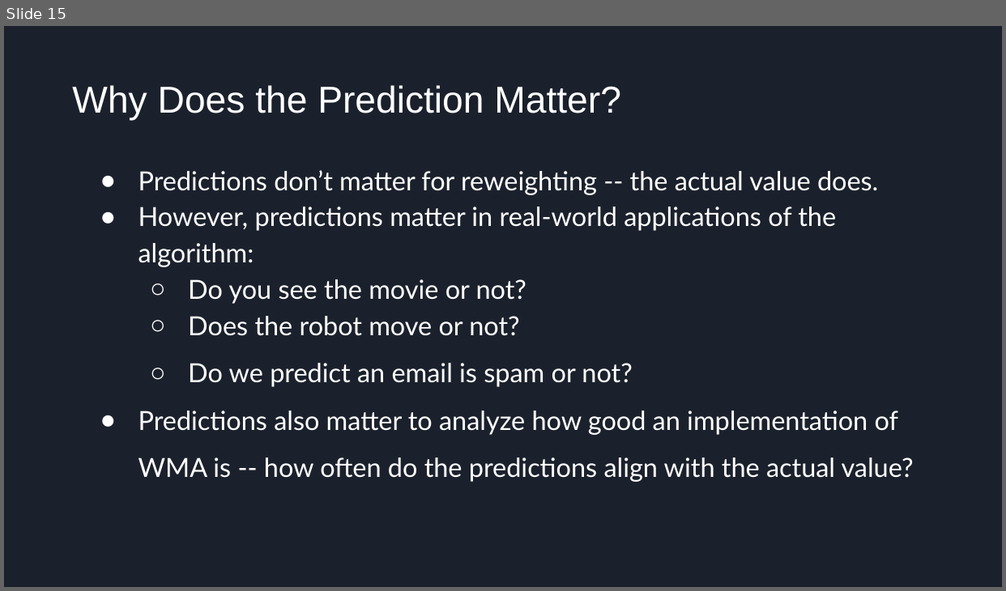
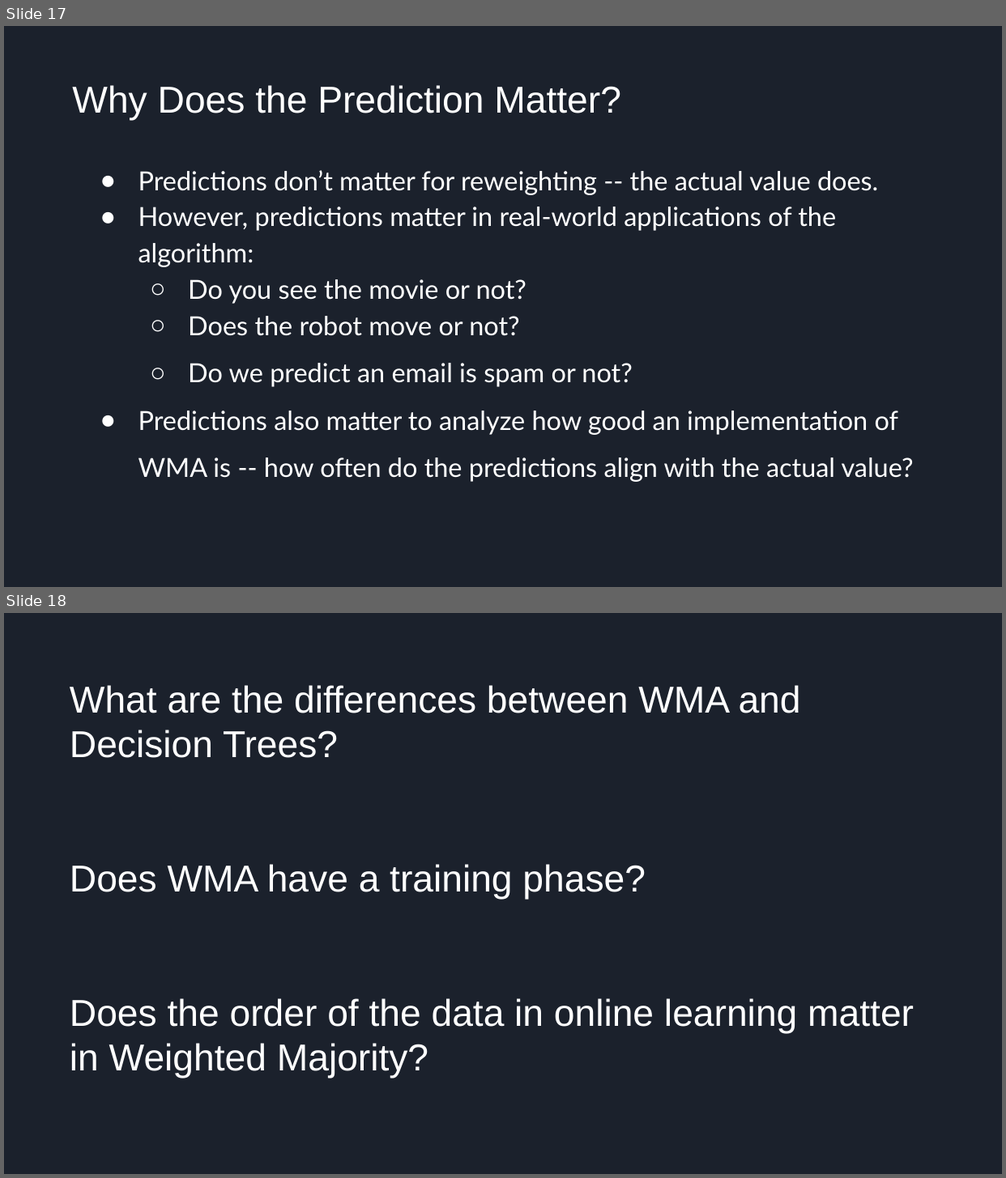
Before and after one commit to Teknowledge/Curriculum, a slide deck: machine_learning_curriculum/2.1 Weighted Majority Algorithm 1/2.1 Weighted Majority Algorithm.pptx. Shown one above the other, each under a label of ours: slide 15 before the commit, slides 17 and 18 after it. The pictures are 1006x591 and 1006x1178 pixels, drawn with LibreOffice and Linux fonts; fonts in the diff are those of the drawing. Boxes give left, top, right and bottom in pixels: in the first picture for what was removed or moved away, otherwise in the second. Text is boxed around its words. In the diff, an @@ line names an element or a change of style, - is before the commit and + after.

```diff
--- a/machine_learning_curriculum/2.1 Weighted Majority Algorithm 1/2.1 Weighted Majority Algorithm.pptx
+++ b/machine_learning_curriculum/2.1 Weighted Majority Algorithm 1/2.1 Weighted Majority Algorithm.pptx
@@ slide 18 added at box(4, 613, 1002, 1174), background #1B212C @@
@@ title added at box(70, 685, 914, 1079), 27 pt, text #FFFFFF @@
+What are the differences between WMA and Decision Trees?
+Does WMA have a training phase?
+Does the order of the data in online learning matter in Weighted Majority?
@@ what was slide 15 is now slide 17 @@
```
Also in this commit, not shown: 3 other slides added, 2 slides removed.
